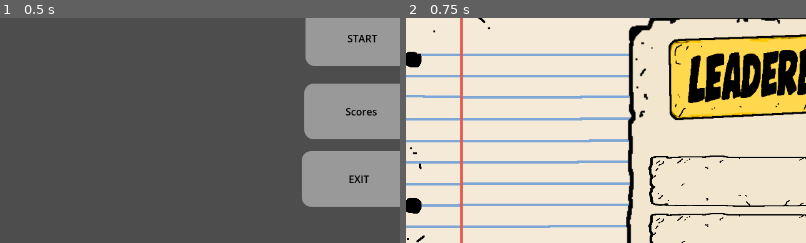
Above: before the commit, frames 1-2 (left to right).
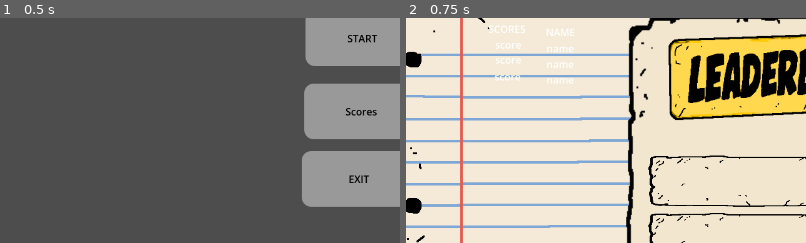
Above: after the commit, the same moments.

Repository: Jsalazar68/3390_project3
Game: Godot game, scene res://scenes/main_menu/Menu.tscn
Same seed, same stepped clock (60 frames per second), same inputs: the game is played once before the commit and once after it.
Inputs:
- Up to frame 1 (0.5 s): no input
- Up to frame 2 (0.75 s): click "Scores" at 0.5 s
The pictures show only the part of the screen within x 3-53%, y 7-57%; the shares and areas given below are measured in that part.

Frame 1 is identical in both runs. In frame 2, 0.5% of the frame differs, in the area x 20-42%, y 3-30%.
Error in both runs: Trying to assign value of type 'Nil' to a variable of type 'Array'. (res://scripts/gameplay/Network.gd:51)

Commit message:
Revert "deleted labels"
This reverts commit 5c156c0b129bb848c9da51d94ac33cf740dbad55.

Diff:
--- a/scenes/game/Score.tscn
+++ b/scenes/game/Score.tscn
@@ -46,3 +46,65 @@
 position = Vector2(8, 41)
 scale = Vector2(1, 0.43847656)
 texture = ExtResource("5_64aje")
+
+[node name="Scores" type="Label" parent="." unique_id=1419231091]
+offset_left = 175.0
+offset_top = 54.0
+offset_right = 236.0
+offset_bottom = 93.0
+text = "SCORES"
+
+[node name="score_1" type="Label" parent="Scores" unique_id=1158604852]
+layout_mode = 0
+offset_left = 11.0
+offset_top = 25.0
+offset_right = 67.0
+offset_bottom = 48.0
+text = "score"
+
+[node name="score_2" type="Label" parent="Scores" unique_id=1665754818]
+layout_mode = 0
+offset_left = 11.0
+offset_top = 49.0
+offset_right = 66.0
+offset_bottom = 72.0
+text = "score"
+
+[node name="score_3" type="Label" parent="Scores" unique_id=1936624597]
+layout_mode = 0
+offset_left = 10.0
+offset_top = 76.0
+offset_right = 52.0
+offset_bottom = 99.0
+text = "score"
+
+[node name="Name" type="Label" parent="." unique_id=1104552520]
+offset_left = 267.0
+offset_top = 59.0
+offset_right = 314.0
+offset_bottom = 82.0
+text = "NAME"
+
+[node name="name_1" type="Label" parent="Name" unique_id=1893726408]
+layout_mode = 0
+offset_left = 1.0
+offset_top = 26.0
+offset_right = 59.0
+offset_bottom = 49.0
+text = "name"
+
+[node name="name_2" type="Label" parent="Name" unique_id=1765146583]
+layout_mode = 0
+offset_left = 1.0
+offset_top = 51.0
+offset_right = 59.0
+offset_bottom = 74.0
+text = "name"
+
+[node name="name_3" type="Label" parent="Name" unique_id=1772707714]
+layout_mode = 0
+offset_left = 1.0
+offset_top = 76.0
+offset_right = 45.0
+offset_bottom = 99.0
+text = "name"
